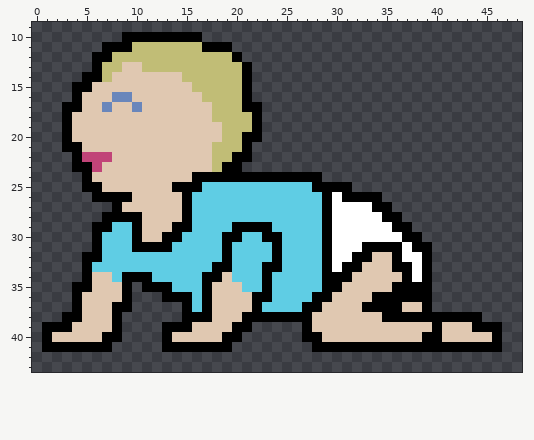
Two states of a pixel-art file, circular_game/baby theme/crawling baby_2.aseprite. The picture above is the old version.
50x50 pixels, 1 frame. Shown: x 0..48, y 9..43.
And afterwards:
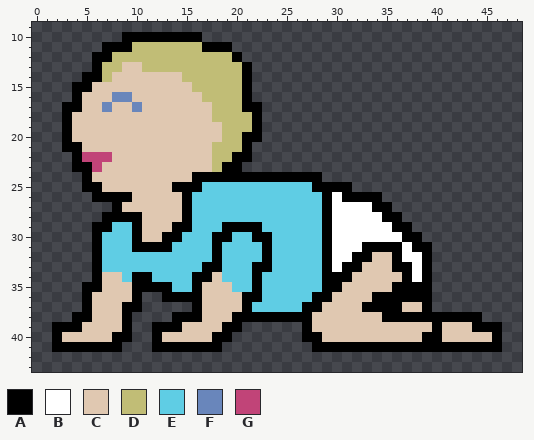
Palette (. is transparent): A #000000  B #ffffff  C #e0c8b1  D #c1bd76  E #5fcde4  F #6986bb  G #c14478
What changed:
Layer "Layer 1":
y 29: x 19 E -> A; x 23 A -> E
y 30: x 18 E -> A; x 20 A -> E; x 22 E -> A; x 24 A -> E
y 31: x 18..19 EA -> AE; x 23..24 EA -> AE
y 32: x 5 A -> .; x 18..19 EA -> AE; x 23..24 EA -> AE
y 33: x 5..6 AE -> .A; x 17 E -> A; x 19 A -> E; x 22 E -> A; x 24 A -> E
y 34: x 5..6 AC -> .A; x 8..9 EA -> CE; x 16 E -> A; x 18..19 AC -> CE; x 22..23 EA -> AE
y 35: x 4 A -> .; x 6 C -> A; x 9..10 A. -> CA; x 16..17 EA -> AC; x 20 C -> E; x 22..23 EA -> AE
y 36: x 4..5 AC -> .A; x 9..10 A. -> CA; x 16..17 EA -> AC; x 21 C -> A; x 23 A -> E
y 37: x 4..5 AC -> .A; x 8 A -> C; x 10 . -> A; x 15..17 AEA -> .AC; x 21..22 CA -> AE
y 38: x 3 A -> .; x 5 C -> A; x 8..9 A. -> CA; x 14 . -> A; x 17 A -> C; x 20 C -> A
y 39: x 1 A -> .; x 4 C -> A; x 8..9 A. -> CA; x 12 . -> A; x 15 A -> C; x 19 C -> A; x 21 A -> .
y 40: x 1..2 AC -> .A; x 7 A -> C; x 9 . -> A; x 12..13 .A -> AC; x 18 C -> A; x 20 A -> .
y 41: x 1 A -> .; x 8 . -> A; x 12 . -> A; x 19 A -> .
Pixel boxes of the changes (left, top, right, bottom) in both pictures:
changed: (42, 222, 282, 352)
